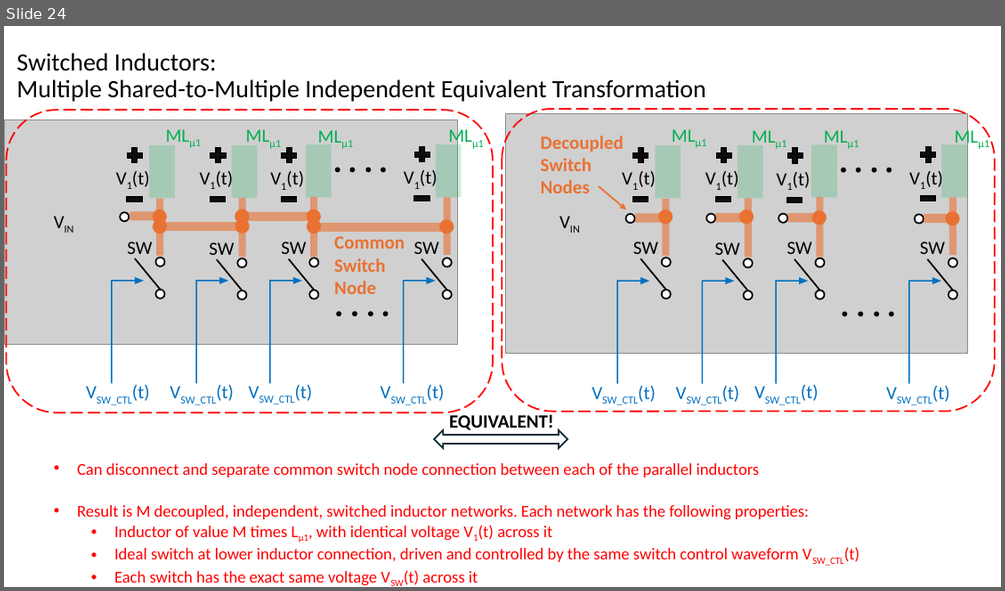
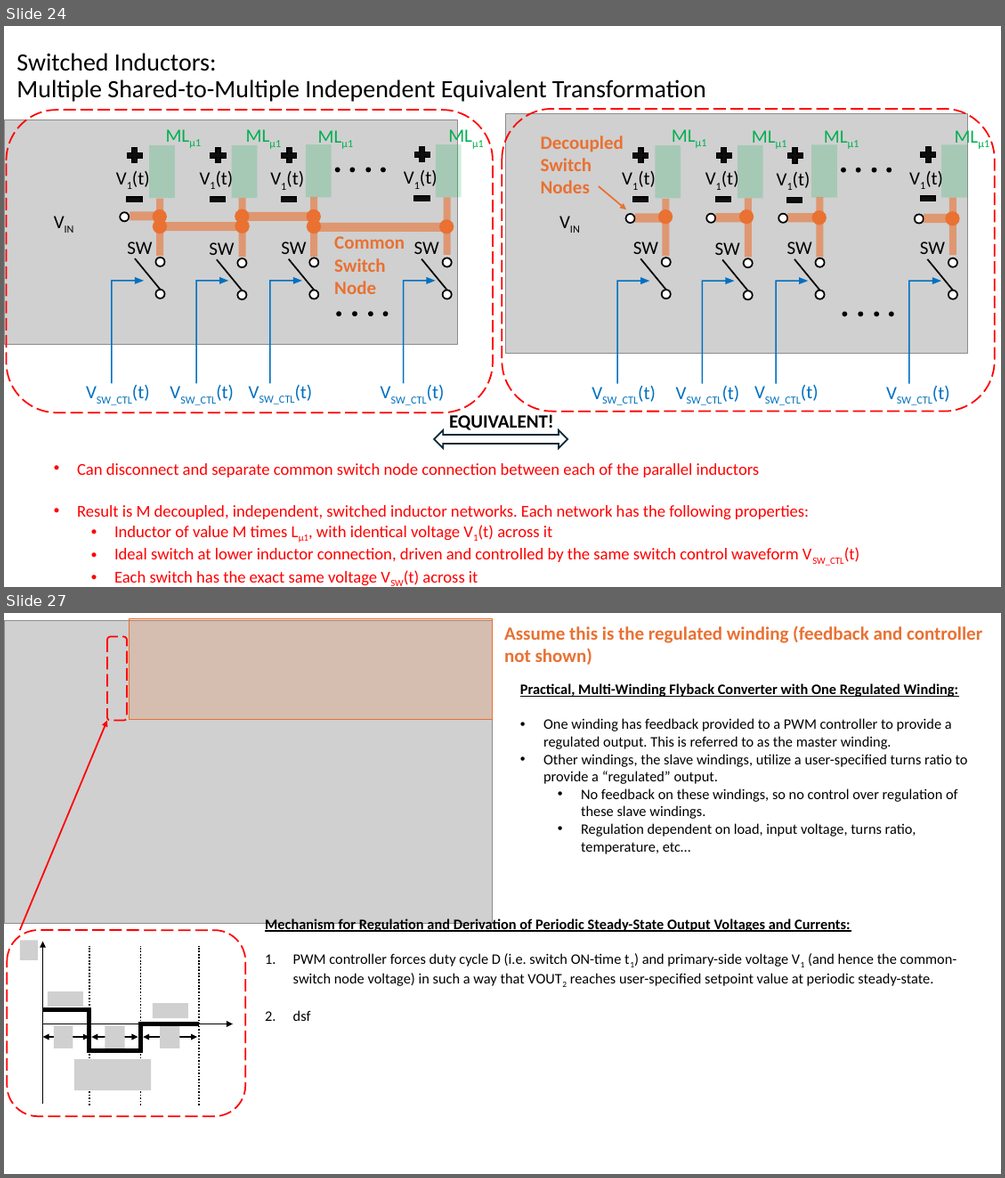
Before and after one commit to vvugh0159/LTspice_Projects, a slide deck: Flyback_Converter/Transformers_and_Flyback_Converter_DCM.pptx. Shown one above the other, each under a label of ours: slide 24 before the commit, slides 24 and 27 after it; the slides between them are not shown. The pictures are 1005x591 and 1005x1178 pixels, drawn with LibreOffice and Linux fonts; fonts in the diff are those of the drawing; grey boxes stand for pictures; background and template pictures are left out. Boxes give left, top, right and bottom in pixels: in the first picture for what was removed or moved away, otherwise in the second. Text is boxed around its words. In the diff, an @@ line names an element or a change of style, - is before the commit and + after.

Commit message:
Updated multi-winding flyback documentation on powerpoint

```diff
--- a/Flyback_Converter/Transformers_and_Flyback_Converter_DCM.pptx
+++ b/Flyback_Converter/Transformers_and_Flyback_Converter_DCM.pptx
@@ slide 27 added at box(4, 613, 1001, 1174), background #FFFFFF @@
@@ picture added at box(4, 620, 493, 925) @@
@@ rounded rectangle added at box(107, 637, 127, 721), outline #FF0000 1.5 pt dashed @@
@@ rectangle added at box(129, 618, 493, 719), fill #E97132 at 20% opacity, outline #E97132 1 pt @@
@@ text added at box(504, 625, 982, 665), 18 pt, text #E97132, bold @@
+Assume this is the regulated winding (feedback and controller not shown)
@@ text added at box(520, 683, 968, 854), 14 pt, text #000000 @@
+Practical, Multi-Winding Flyback Converter with One Regulated Winding:
+• One winding has feedback provided to a PWM controller to provide a regulated output. This is referred to as the master winding.
+• Other windings, the slave windings, utilize a user-specified turns ratio to provide a “regulated” output.
+  • No feedback on these windings, so no control over regulation of these slave windings.
+  • Regulation dependent on load, input voltage, turns ratio, temperature, etc…
@@ arrow added from (20, 930) to (107, 721), #FF0000 1.5 pt @@
@@ rounded rectangle added at box(7, 930, 245, 1116), outline #FF0000 1.5 pt dashed @@
@@ text added at box(265, 917, 957, 1021), 14 pt, text #000000 @@
+Mechanism for Regulation and Derivation of Periodic Steady-State Output Voltages and Currents:
+1. PWM controller forces duty cycle D (i.e. switch ON-time t1) and primary-side voltage V1 (and hence the common-switch node voltage) in such a way that VOUT2 reaches user-specified setpoint value at periodic steady-state.
+2. dsf
@@ group added at box(20, 940, 233, 1105): 8 lines, 7 pictures, 3 double arrows, 2 arrows @@
```
Also in this commit, not shown: 2 other slides added, 2 other files.
